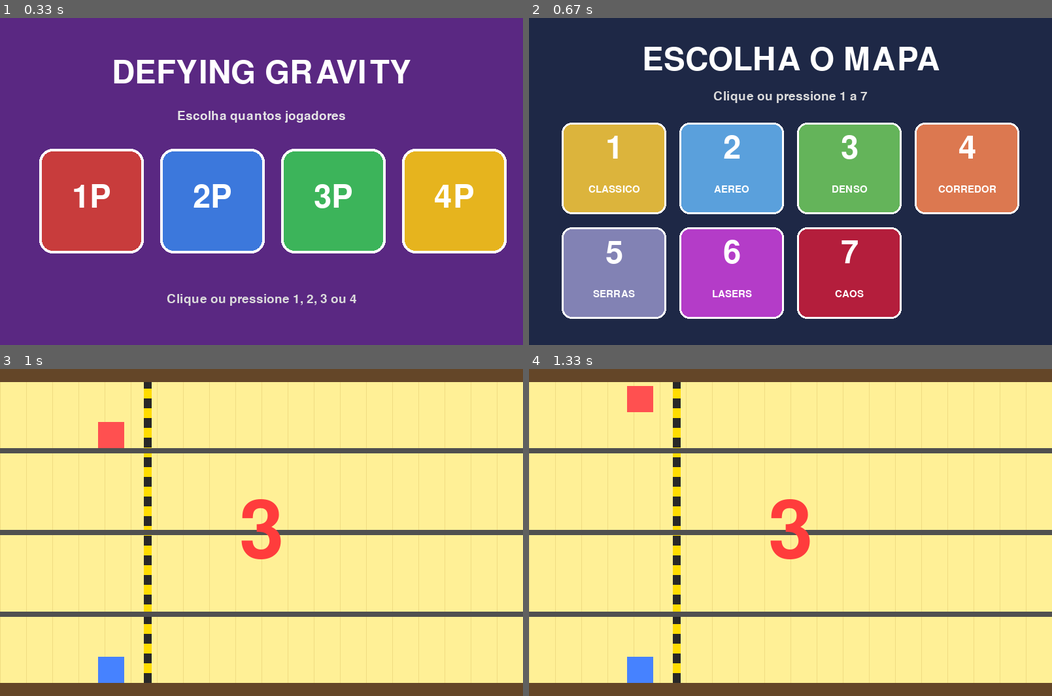
Above: before the commit, frames 1-4 (two rows, left to right).
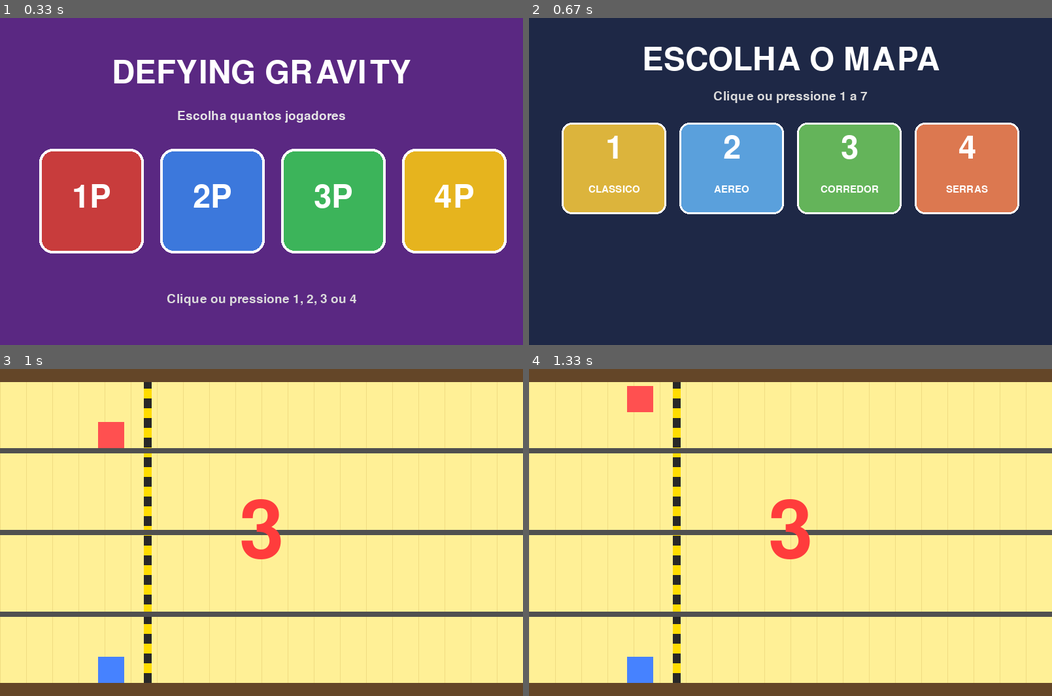
Above: after the commit, the same moments.

Repository: leomarsolla/pygameleomarcondes
Game: pygame game, started from jogo.py
Two runs of this game, one before a commit and one after it. Both use one fixed random seed, a clock stepped at 60 frames per second and the inputs below.
Inputs (mouse positions are in pixels of both pictures, inside the frame that each line leads up to):
- Up to frame 1 (0.33 s): no input
- Up to frame 2 (0.67 s): click (790, 181) at 0.38 s
- Up to frame 3 (1 s): tap 1 at 0.67 s
- Up to frame 4 (1.33 s): tap Space at 1 s

Frame 1 is identical in both runs. In frame 2, 17% of the frame differs, in the area x 6-90%, y 51-92%; in frame 3, nothing differs; in frame 4, nothing differs.

Commit message:
v25 - mapas v2

Diff:
--- a/jogo.py
+++ b/jogo.py
@@ -41,11 +41,8 @@
 
 MAPA_CLASSICO = 0
 MAPA_AEREO = 1
-MAPA_DENSO = 2
-MAPA_CORREDOR = 3
-MAPA_SERRAS = 4
-MAPA_LASERS = 5
-MAPA_CAOS = 6
+MAPA_CORREDOR = 2
+MAPA_SERRAS = 3
 
 
 class Player(pygame.sprite.Sprite):
@@ -814,12 +811,6 @@
         'cor_fundo': (190, 220, 240),
         'cor_linhas': (170, 200, 220),
     },
-    MAPA_DENSO: {
-        'nome': 'DENSO',
-        'pool': [chunk_denso_a, chunk_denso_b, chunk_denso_c, chunk_denso_d],
-        'cor_fundo': (180, 230, 170),
-        'cor_linhas': (160, 210, 150),
-    },
     MAPA_CORREDOR: {
         'nome': 'CORREDOR',
         'pool': [chunk_corredor_a, chunk_corredor_b, chunk_corredor_c, chunk_corredor_d],
@@ -831,18 +822,6 @@
         'pool': [chunk_serras_a, chunk_serras_b, chunk_serras_c, chunk_serras_d],
         'cor_fundo': (200, 200, 220),
         'cor_linhas': (180, 180, 200),
-    },
-    MAPA_LASERS: {
-        'nome': 'LASERS',
-        'pool': [chunk_lasers_a, chunk_lasers_b, chunk_lasers_c, chunk_lasers_d],
-        'cor_fundo': (40, 40, 70),
-        'cor_linhas': (60, 60, 90),
-    },
-    MAPA_CAOS: {
-        'nome': 'CAOS',
-        'pool': [chunk_caos_a, chunk_caos_b, chunk_caos_c, chunk_caos_d],
-        'cor_fundo': (60, 30, 60),
-        'cor_linhas': (80, 50, 80),
     },
 }
 
@@ -929,7 +908,7 @@
                         mapa = i
                         selecionando = False
             if event.type == pygame.KEYDOWN:
-                if pygame.K_1 <= event.key <= pygame.K_7:
+                if pygame.K_1 <= event.key <= pygame.K_4:
                     mapa = event.key - pygame.K_1
                     selecionando = False
         window.fill((30, 40, 70))
@@ -937,7 +916,7 @@
         window.blit(titulo, (WIDTH // 2 - titulo.get_width() // 2, 40))
         sub = font_small.render('Clique ou pressione 1 a 7', True, (220, 220, 220))
         window.blit(sub, (WIDTH // 2 - sub.get_width() // 2, 110))
-        for i in range(7):
+        for i in range(4):
             col = i % 4
             row = i // 4
             box_x = 50 + col * 180
